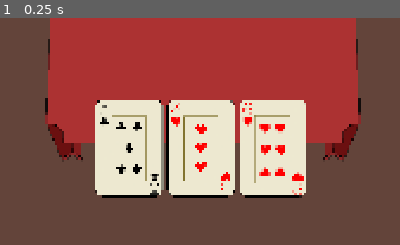
Above: before the commit, frame 1.
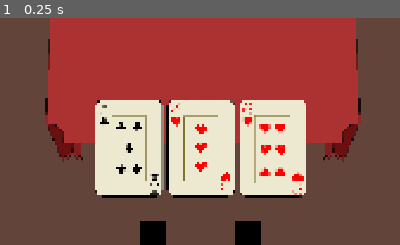
Above: after the commit, the same moment.

Repository: Thigaass/Truco-Ladrao
Game: Godot game, scene res://Main.tscn
The game is run twice, just before and just after one commit, with the same random seed, the same clock (stepped at 60 frames per second) and the same inputs.
Inputs:
- Up to frame 1 (0.25 s): no input
The pictures show only the part of the screen within x 25-75%, y 50-100%; the shares and areas given below are measured in that part.

The runs differ from the first frame. In frame 1, 1.4% of the frame differs, in the area x 35-66%, y 89-100%.

Commit message:
trucar, poder e pontos (n finalizado) e loop

Diff:
--- a/mesa.gd
+++ b/mesa.gd
@@ -11,9 +11,19 @@
 var areas_bot: Array[Area2D] = []
 var cartas_bot: Array[Carta] = []
 var sprites_bot: Array[Sprite2D] = []
+var ponto: int = 1
+var pponto: int = 0
+var bponto: int = 0
+var rodfim: bool = false
+var botaoproxrodada: TextureButton
+var BotaoTruco: TextureButton
+var BotaoPoder: TextureButton
+var truco: int = 0
+var primeiramao: int = 0
 func _ready() -> void:
 	criar_fundo()
 	baralho_node.criarBaralho()
+	criar_botao()
 	turno()
 func criar_fundo() -> void:
 	var camada = CanvasLayer.new()
@@ -26,6 +36,21 @@
 	fundo.stretch_mode = TextureRect.STRETCH_SCALE
 	fundo.mouse_filter = Control.MOUSE_FILTER_IGNORE
 	camada.add_child(fundo)
+func criar_botao() -> void:
+	BotaoTruco = TextureButton.new()
+	BotaoPoder = TextureButton.new()
+	BotaoTruco .texture_normal = load("res://sprites/PlaceHolders/Butao.png")
+	BotaoTruco .texture_hover = load("res://sprites/PlaceHolders/Butao.png")
+	BotaoTruco .texture_pressed = load("res://sprites/PlaceHolders/Butao.png")
+	BotaoPoder.texture_normal = load("res://sprites/PlaceHolders/Butao.png")
+	BotaoPoder.texture_hover = load("res://sprites/PlaceHolders/Butao.png")
+	BotaoPoder.texture_pressed = load("res://sprites/PlaceHolders/Butao.png")
+	BotaoTruco .position = Vector2(800,1025)
+	BotaoPoder.position = Vector2(1025,1025)
+	BotaoTruco .pressed.connect(trucar)
+	BotaoPoder.pressed.connect(poder)
+	add_child(BotaoTruco)
+	add_child(BotaoPoder)
 func turno() -> void:
 	Globais.distribuir()
 	for i in range(3):
@@ -65,6 +90,8 @@
 	carta: Carta,
 	area: Area2D
 	) -> void:
+	if rodfim:
+		return
 	if event is InputEventMouseButton:
 		if event.button_index == MOUSE_BUTTON_LEFT and event.pressed:
 			area.input_pickable = false
@@ -111,21 +138,77 @@
 		print("E")
 		WELsprite.texture = load("res://sprites/PlaceHolders/Emp.png")
 		areaWEL.position = Vector2(380 + cartas_jogadas/2 * 290, 690)
+	if cartas_jogadas == 2 and primeiramao == 0:
+		if W > 0:
+			primeiramao = 1
+		if L > 0:
+			primeiramao = 2
 	areaWEL.add_child(WELsprite)
 	add_child(areaWEL)
 	return
 func winner() -> void:
 	if W == 2:
-		print("VC GANHOU EEEEEE")
+		rodfim = true
+		pponto += ponto
+		cabo()
 		return
 	elif L == 2:
-		print("VC PERDEU UUUUUUUU")
+		rodfim = true
+		bponto += ponto
+		cabo()
 		return
 	elif cartas_jogadas >= 6 or E > 0:
 		if W > L:
-			print("VC GANHOU EEEEEE")
+			pponto += ponto
 		elif L > W:
-			print("VC PERDEU UUUUUUUU")
+			bponto += ponto
 		else:
-			print("IH EMPATOU")
-		return
+			if primeiramao == 1:
+				pponto += ponto
+			else:
+				bponto += ponto
+		rodfim = true
+		cabo()
+		return
+func cabo() -> void:
+	rodfim = true
+	BotaoPoder.disabled = true
+	BotaoTruco.disabled = true
+	botaoproxrodada = TextureButton.new()
+	botaoproxrodada.texture_normal = load("res://sprites/PlaceHolders/Butao.png")
+	botaoproxrodada.texture_hover = load("res://sprites/PlaceHolders/Butao.png")
+	botaoproxrodada.texture_pressed = load("res://sprites/PlaceHolders/Butao.png")
+	botaoproxrodada.position = Vector2 (1400, 500)
+	botaoproxrodada.pressed.connect(proxrodada)
+	add_child(botaoproxrodada)
+func proxrodada() -> void:
+	botaoproxrodada.queue_free()
+	botaoproxrodada = null
+	BotaoPoder.disabled = false
+	BotaoTruco.disabled = false
+	W = 0
+	E = 0
+	L = 0
+	cartas_jogadas = 0
+	valor = 0
+	valor2 = 0
+	truco = 0
+	areas_bot.clear()
+	cartas_bot.clear()
+	sprites_bot.clear()
+	for filho in get_children():
+		if filho is Area2D:
+			filho.queue_free()
+	rodfim = false
+	print("Bot:" + str(bponto) + "Vc:" + str(pponto))
+	turno()
+func trucar() -> void:
+	if truco >= 4:
+		return
+	truco += 1
+	ponto  = 3*truco
+	if truco == 4:
+		BotaoTruco.disabled = true
+		return
+func poder() -> void:
+	print("poder")
Binary file added: sprites/PlaceHolders/Butao.png
Not shown, added: sprites/PlaceHolders/Butao.png.import
